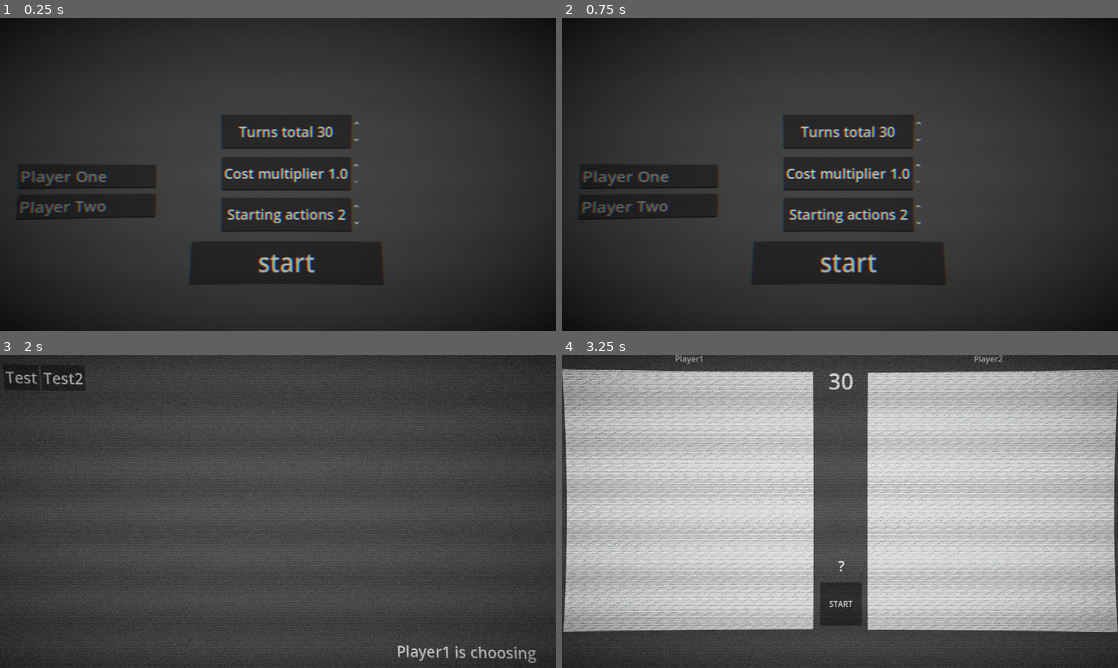
Above: before the commit, frames 1-4 (two rows, left to right).
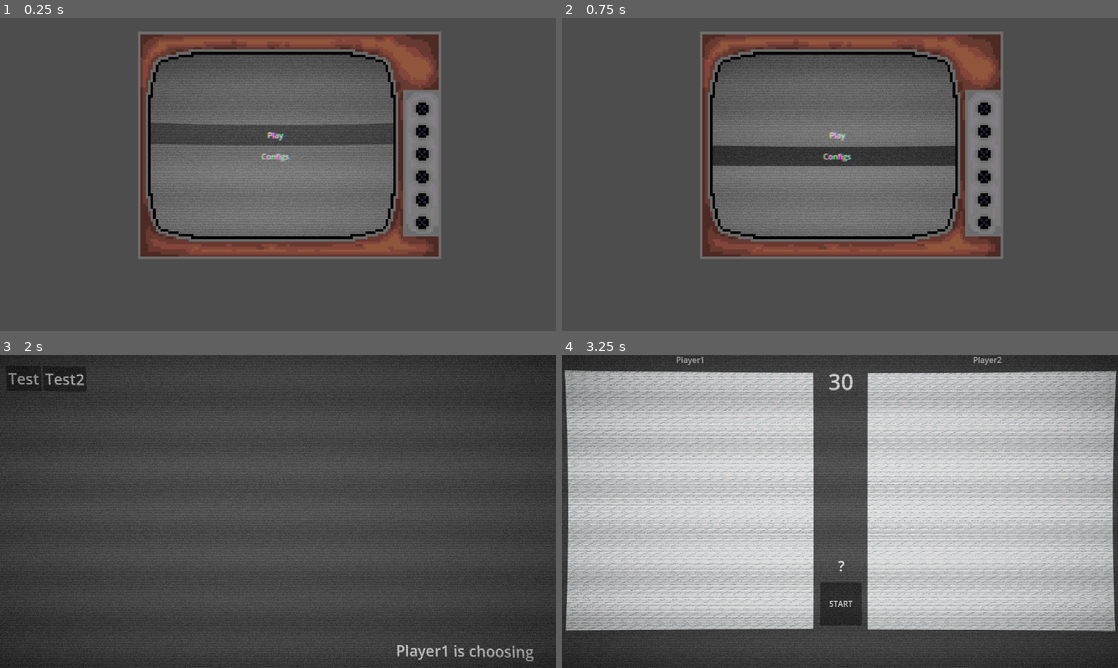
Above: after the commit, the same moments.

Repository: Blackblip/tekgame
Game: Godot game, scene res://scenes/Main.tscn
Two runs of this game, one before a commit and one after it. Both use one fixed random seed, a clock stepped at 60 frames per second and the inputs below. Before the commit the project starts from res://scenes/roundSettings.tscn.
Inputs (mouse positions are in pixels of both pictures, inside the frame that each line leads up to):
- Up to frame 1 (0.25 s): no input
- Up to frame 2 (0.75 s): click (840, 155) at 0.5 s, where only the run after the commit has a clickable "Configs"
- Up to frame 3 (2 s): click "start" (after the commit: "Play") at 1.25 s
- Up to frame 4 (3.25 s): click "Test" at 2 s; click "Test2" at 2.75 s

The runs differ from the first frame. In frame 1, 85% of the frame differs, in the area x 0-100%, y 0-100%; in frame 2, 85%; in frame 3, 0.8%; in frame 4, 5.2%.

Commit message:
ui update

Diff:
--- a/teknikprojectprototyp1/code/game/action_handler.gd
+++ b/teknikprojectprototyp1/code/game/action_handler.gd
@@ -27,6 +27,12 @@
 	if str(turn) == str(player-1):
 		for i in icons:
 			i.visible = true
+
+func remove_action_icon(action_data):
+	var icon = action_data.get("icon_instance")
+	if is_instance_valid(icon):
+		icons.erase(icon)
+		icon.queue_free()
 
 func perform_scheduled_actions():
 	var completed = []
@@ -88,10 +94,7 @@
 				MatchSettings.grid_data_p2[str(aa.From_building)].action_scheduled_on = ""
 
 			completed.append(a)
-			for i in icons:
-				if i.name == str(aa.tile_pos):
-					i.queue_free()
-					icons.erase(i)
+			remove_action_icon(aa)
 		if aa.Type == "Build":
 			if aa.Turns_left > 0:
 				aa.Turns_left -= 1
@@ -142,7 +145,7 @@
 					building_instance.play("default")
 
 		if action_cost == 1:
-			MatchSettings.actionsLeft1 += 0
+			MatchSettings.actionsLeftP1 += 0
 		else:
 			MatchSettings.actionsLeftP1 += action_cost/2
 		$"../../CenterContainer/UI/PActions".text = str(MatchSettings.actionsLeftP1)
@@ -163,9 +166,8 @@
 		elif player == 2:
 			MatchSettings.grid_data_p2[key].scheduled = false
 	var icon_instance = action_data.get("icon_instance")
-	if is_instance_valid(icon_instance):
-		icon_instance.queue_free()
-		icons.erase(icon_instance)
+
+	remove_action_icon(schedule[key])
 	schedule.erase(key)
 
 func schedule_offensive(action, tile_pos):
@@ -213,8 +215,6 @@
 			MatchSettings.actionsLeftP2 -= offensive_data.ActionCost
 			$"../../CenterContainer/UI/PActions".text = str(MatchSettings.actionsLeftP2)
 
-
-
 	var own_grid: TileMapLayer = $"./GridContainer/grid"
 	var target_grid: TileMapLayer
 	if player == 1:
@@ -281,8 +281,8 @@
 		if !Configs.buildable_tiles.has(MatchSettings.grid_data_p1[str(tile_pos)].tileType):
 			return
 		if MatchSettings.grid_data_p1[str(tile_pos)].building != "":
-			$"../../Interactions".building = null
-			$GridContainer/grid/HoverHighlight.build_mode = false
+			#$"../../Interactions".building = null
+			#$GridContainer/grid/HoverHighlight.build_mode = false
 			return
 		if MatchSettings.grid_data_p1[str(tile_pos)].scheduled == true:
 			return
--- a/teknikprojectprototyp1/code/game/request_interaction.gd
+++ b/teknikprojectprototyp1/code/game/request_interaction.gd
@@ -38,12 +38,13 @@
 func _input(event):
 	if event is InputEventMouseButton:
 		if event.button_index == MOUSE_BUTTON_LEFT:
-			if player == 0:
-				sound_handler = $"../../../../SoundsP1"
-				sound_handler.play_sound("Click")
-			if player == 1:
-				sound_handler = $"../../../../SoundsP2"
-				sound_handler.play_sound("Click")
+			if event.is_pressed():
+				if player == 0:
+					sound_handler = $"../../../../SoundsP1"
+					sound_handler.play_sound("Click")
+				if player == 1:
+					sound_handler = $"../../../../SoundsP2"
+					sound_handler.play_sound("Click")
 	if not isMyTurn:
 		return
 	if event.is_action_pressed("Shift"):
--- a/teknikprojectprototyp1/code/globals/MusicList.gd
+++ b/teknikprojectprototyp1/code/globals/MusicList.gd
@@ -1,5 +1,6 @@
 extends Node
 
 var Music = {
-	"Blank" : "res://Assets/sounds/Disfigure - Blank [NCS Release].mp3",
+	# "Blank" : "res://Assets/sounds/Disfigure - Blank [NCS Release].mp3",
+	"Bad_jumper" : "res://Assets/sounds/Bad Jumper (Bad Apple x Jumper).mp3"
 }
--- a/teknikprojectprototyp1/code/settings/s_round.gd
+++ b/teknikprojectprototyp1/code/settings/s_round.gd
@@ -1,6 +1,7 @@
 extends Button
 
 func _ready() -> void:
+	$".".grab_focus()
 	$".".pressed.connect(_button_pressed)
 
 func _button_pressed() -> void:
--- a/teknikprojectprototyp1/code/sound_handler.gd
+++ b/teknikprojectprototyp1/code/sound_handler.gd
@@ -29,7 +29,6 @@
 func play_sound(path: String):
 	for player in available_players:
 		if !player.playing:
-			if !player.stream == SoundList.SFX[path]:
-				player.stream = SoundList.SFX[path]
-				player.play()
-				return
+			player.stream = SoundList.SFX[path]
+			player.play()
+			return
--- a/teknikprojectprototyp1/project.godot
+++ b/teknikprojectprototyp1/project.godot
@@ -11,7 +11,7 @@
 [application]
 
 config/name="TeknikProjectPrototyp1"
-run/main_scene="uid://cbvucqqcdm06w"
+run/main_scene="uid://bdgap2i706mj1"
 config/features=PackedStringArray("4.4", "Mobile")
 config/icon="res://icon.svg"
 
@@ -35,7 +35,3 @@
 "events": [Object(InputEventKey,"resource_local_to_scene":false,"resource_name":"","device":0,"window_id":0,"alt_presse …(194 unchanged characters)…
 ]
 }
-
-[rendering]
-
-renderer/rendering_method="mobile"
--- /dev/null
+++ b/teknikprojectprototyp1/scenes/Main.tscn
@@ -0,0 +1,90 @@
+[gd_scene load_steps=10 format=3 uid="uid://bdgap2i706mj1"]
+
+[ext_resource type="Texture2D" uid="uid://mcpa38loukbr" path="res://Assets/sprites/Old_tv_black_screen.png" id="1_elqb8"]
+[ext_resource type="Shader" uid="uid://dwmwvqgg2wprq" path="res://code/shaders/crtTV_effect.gdshader" id="2_0bbpv"]
+[ext_resource type="Script" uid="uid://v5kq3s2xq8bf" path="res://code/makeVis.gd" id="3_rarhs"]
+[ext_resource type="Script" uid="uid://dwjhj4snxs4mg" path="res://code/settings/s_round.gd" id="4_rarhs"]
+
+[sub_resource type="StyleBoxFlat" id="StyleBoxFlat_vcsgt"]
+bg_color = Color(0.396889, 0.396889, 0.396889, 1)
+
+[sub_resource type="ShaderMaterial" id="ShaderMaterial_c01mt"]
+shader = ExtResource("2_0bbpv")
+shader_parameter/curvature = 0.21
+shader_parameter/scanline_strength = 0.585
+shader_parameter/vignette_strength = 0.515
+shader_parameter/chromatic_aberration = 0.002
+shader_parameter/noise_strength = 0.08
+shader_parameter/brightness = 1.635
+
+[sub_resource type="StyleBoxFlat" id="StyleBoxFlat_nxtc6"]
+bg_color = Color(0.169245, 0.169245, 0.169245, 0.690196)
+
+[sub_resource type="StyleBoxFlat" id="StyleBoxFlat_0bbpv"]
+bg_color = Color(1, 1, 1, 0)
+
+[sub_resource type="StyleBoxFlat" id="StyleBoxFlat_jlsqs"]
+bg_color = Color(0.6, 0.6, 0.6, 0)
+
+[node name="Main" type="Node2D"]
+
+[node name="OldTvBlackScreen" type="Sprite2D" parent="."]
+z_index = 1
+texture_filter = 1
+position = Vector2(600, 264)
+scale = Vector2(5.23333, 5.23333)
+texture = ExtResource("1_elqb8")
+
+[node name="Background" type="Panel" parent="."]
+z_index = -10
+offset_left = 294.0
+offset_top = 44.0
+offset_right = 872.0
+offset_bottom = 482.0
+theme_override_styles/panel = SubResource("StyleBoxFlat_vcsgt")
+
+[node name="TV_EFFECT" type="ColorRect" parent="."]
+z_index = -5
+material = SubResource("ShaderMaterial_c01mt")
+offset_left = 307.0
+offset_top = 72.0
+offset_right = 830.0
+offset_bottom = 466.0
+mouse_filter = 2
+script = ExtResource("3_rarhs")
+
+[node name="Main" type="Control" parent="."]
+layout_mode = 3
+anchors_preset = 0
+offset_right = 40.0
+offset_bottom = 40.0
+
+[node name="Play" type="Button" parent="Main"]
+z_index = -6
+texture_filter = 1
+layout_mode = 0
+offset_left = 296.0
+offset_top = 224.0
+offset_right = 847.0
+offset_bottom = 264.0
+theme_override_styles/focus = SubResource("StyleBoxFlat_nxtc6")
+theme_override_styles/hover = SubResource("StyleBoxFlat_nxtc6")
+theme_override_styles/pressed = SubResource("StyleBoxFlat_0bbpv")
+theme_override_styles/normal = SubResource("StyleBoxFlat_jlsqs")
+text = "Play
+"
+script = ExtResource("4_rarhs")
+
+[node name="Configs" type="Button" parent="Main"]
+z_index = -6
+texture_filter = 1
+layout_mode = 0
+offset_left = 296.0
+offset_top = 267.0
+offset_right = 847.0
+offset_bottom = 307.0
+theme_override_styles/focus = SubResource("StyleBoxFlat_nxtc6")
+theme_override_styles/hover = SubResource("StyleBoxFlat_nxtc6")
+theme_override_styles/pressed = SubResource("StyleBoxFlat_0bbpv")
+theme_override_styles/normal = SubResource("StyleBoxFlat_jlsqs")
+text = "Configs"
--- a/teknikprojectprototyp1/scenes/game.tscn
+++ b/teknikprojectprototyp1/scenes/game.tscn
@@ -28,7 +28,7 @@
 
 [sub_resource type="ShaderMaterial" id="ShaderMaterial_kvuet"]
 shader = ExtResource("4_dinhu")
-shader_parameter/curvature = 0.02
+shader_parameter/curvature = 0.015
 shader_parameter/scanline_strength = 0.685
 shader_parameter/vignette_strength = 0.254
 shader_parameter/chromatic_aberration = 0.0
@@ -37,6 +37,7 @@
 
 [node name="Game" type="Node2D"]
 position = Vector2(-34, 0)
+metadata/_edit_horizontal_guides_ = [-54.0]
 
 [node name="CenterContainer" type="CenterContainer" parent="."]
 anchors_preset = 8
@@ -192,6 +193,7 @@
 
 [node name="TemplateID" type="Label" parent="TurnHandler/TileIDS"]
 visible = false
+z_index = 4096
 texture_filter = 1
 layout_mode = 0
 offset_left = -7.0
@@ -361,15 +363,14 @@
 visible = false
 z_index = 4096
 material = SubResource("ShaderMaterial_kvuet")
-offset_left = -143.0
-offset_top = -140.0
-offset_right = 1423.0
-offset_bottom = 797.0
+offset_left = -155.0
+offset_top = -142.0
+offset_right = 1411.0
+offset_bottom = 795.0
 mouse_filter = 2
 script = ExtResource("13_kvuet")
 
 [node name="Music" type="AudioStreamPlayer" parent="." node_paths=PackedStringArray("Player")]
-volume_db = -40.0
 autoplay = true
 script = ExtResource("14_trtic")
 Player = NodePath(".")
Not shown, added: teknikprojectprototyp1/Assets/sounds/Bad Jumper (Bad Apple x Jumper).mp3.import
Not shown, added: teknikprojectprototyp1/Assets/sounds/misslelaunch.mp3.import
Not shown, added: teknikprojectprototyp1/Assets/sounds/static_bg.wav.import
Not shown, added: teknikprojectprototyp1/Assets/sprites/Music_symbol_off.png.import
Not shown, added: teknikprojectprototyp1/Assets/sprites/Music_symbol_on.png.import
Not shown, added: teknikprojectprototyp1/Assets/sprites/Old_tv_black_screen.png.import
Not shown, added: teknikprojectprototyp1/Assets/sprites/SFX_symbol_off.png.import
Not shown, added: teknikprojectprototyp1/Assets/sprites/SFX_symbol_on.png.import
